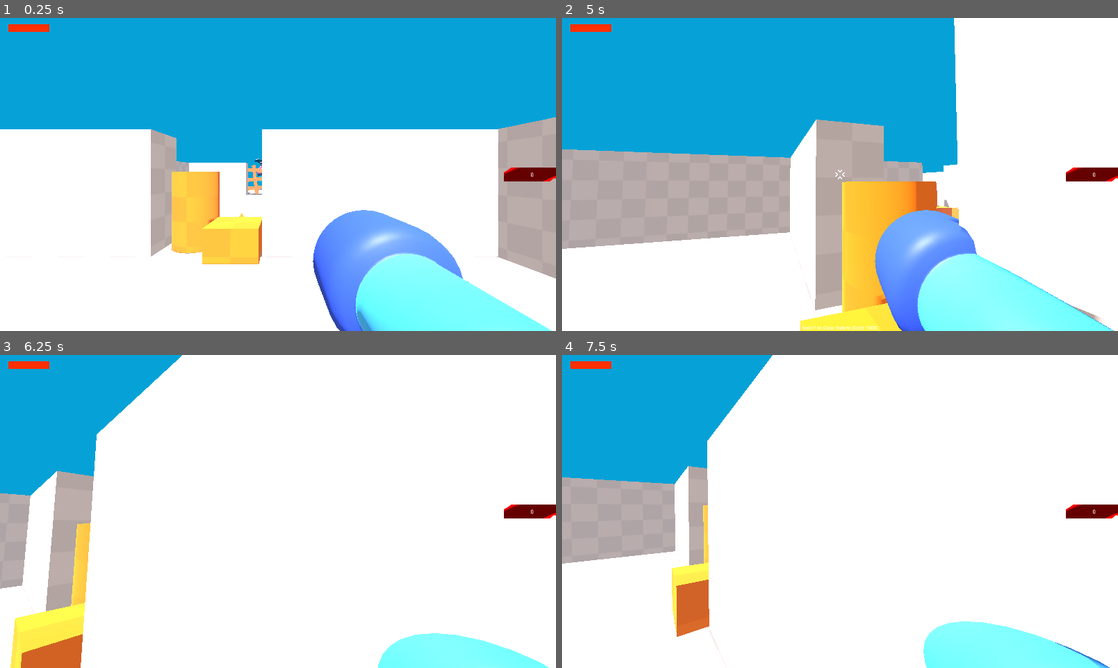
Above: before the commit, frames 1-4 (two rows, left to right).
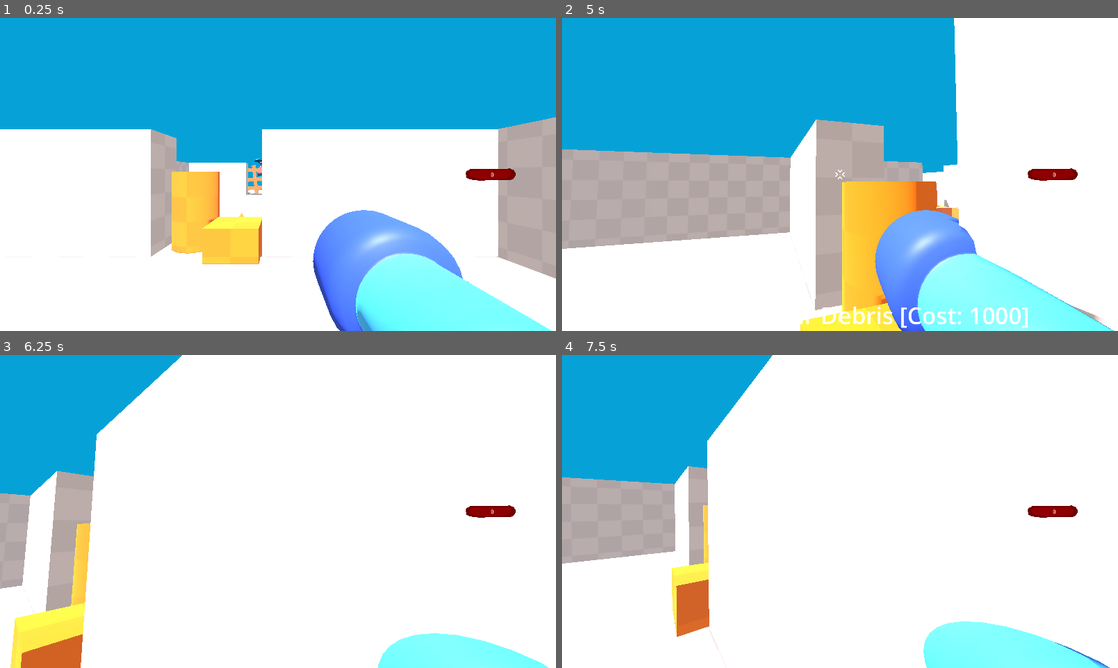
Above: after the commit, the same moments.

Repository: joshbritto/CTI-110-3DGame
Game: Godot game, scene res://game.tscn
The game is run twice, just before and just after one commit, with the same random seed, the same clock (stepped at 60 frames per second) and the same inputs.
Inputs (mouse positions are in pixels of both pictures, inside the frame that each line leads up to):
- Up to frame 1 (0.25 s): no input
- Up to frame 2 (5 s): tap Enter at 0.5 s; move the mouse to (867, 174) at 0.52 s; hold F (use) 0.53-1.28 s; hold W (move_forward) from 0.53 s (still down); tap Space (jump) at 0.77, 1.52, 3.02, 3.77, 4.52 s; move the mouse to (812, 174) at 1.27 s; click (812, 174) at 1.35 s; tap F (use) at 1.55, 2.85, 3.8, 4.35 s; move the mouse to (851, 168) at 2.02 s; hold F (use) 2.03-2.78 s; move the mouse to (834, 180) at 2.77 s; move the mouse to (878, 177) at 3.52 s; press the mouse at (878, 177) at 3.53 s; move the mouse to (795, 171) at 4.27 s; release the mouse at (795, 171) at 4.28 s
- Up to frame 3 (6.25 s): move the mouse to (283, 511) at 5.02 s; hold F (use) 5.03-5.78 s; tap Space (jump) at 5.75, 6.02 s; move the mouse to (255, 505) at 5.77 s; release W (move_forward) at 5.78 s; hold D (move_right) from 5.78 s (still down); click (255, 505) at 5.85 s; tap F (use) at 6.05 s
- Up to frame 4 (7.5 s): move the mouse to (867, 511) at 6.52 s; release D (move_right) at 6.53 s; hold F (use) 6.53-7.28 s; hold W (move_forward) from 6.53 s (still down); tap Space (jump) at 6.77 s; move the mouse to (812, 511) at 7.27 s; tap F (use) at 7.35 s

The runs differ from the first frame. In frame 1, 0.8% of the frame differs, in the area x 1-100%, y 2-53%; in frame 2, 1.6%, in the area x 1-100%, y 2-100%; in frame 3, 0.8%; in frame 4, 0.8%.

Commit message:
better health system w/ updated visuals

Diff:
--- a/arena-survivors/game.tscn
+++ b/arena-survivors/game.tscn
@@ -8,6 +8,7 @@
 [ext_resource type="PackedScene" uid="uid://gmietb8a3sib" path="res://level/barricade.tscn" id="6_ryrav"]
 [ext_resource type="PackedScene" uid="uid://v1euk4ksxpfj" path="res://level/blockade.tscn" id="7_eow3j"]
 [ext_resource type="Texture2D" uid="uid://ccqpi54kasyhd" path="res://player/score_highlight.png" id="8_j5wjh"]
+[ext_resource type="Texture2D" uid="uid://dbu30sid6syrx" path="res://player/low_health.png" id="9_vef74"]
 
 [sub_resource type="NavigationMesh" id="NavigationMesh_fpyuh"]
 vertices = PackedVector3Array(-26.204723, 0.9781331, -16.716427, -20.204723, 0.9781331, -16.716427, -19.704723, 0.97813 …(3742 unchanged characters)…
@@ -28,12 +29,6 @@
 
 [sub_resource type="LabelSettings" id="LabelSettings_fpyuh"]
 
-[sub_resource type="StyleBoxFlat" id="StyleBoxFlat_a4ri8"]
-bg_color = Color(0.41568628, 0.03529412, 0, 1)
-
-[sub_resource type="StyleBoxFlat" id="StyleBoxFlat_r4uci"]
-bg_color = Color(1, 0.18431373, 0, 1)
-
 [node name="Game" type="Node3D" unique_id=1246623811]
 script = ExtResource("1_7jktm")
 
@@ -200,6 +195,22 @@
 transform = Transform3D(2, 0, 0, 0, 2, 0, 0, 0, 2, -1.2686015, 0.4781332, -16.011574)
 
 [node name="UI" type="Node" parent="." unique_id=2127085348]
+
+[node name="LowHealth" type="TextureRect" parent="UI" unique_id=1924921121]
+unique_name_in_owner = true
+z_index = -5
+anchors_preset = 8
+anchor_left = 0.5
+anchor_top = 0.5
+anchor_right = 0.5
+anchor_bottom = 0.5
+offset_left = -960.0
+offset_top = -540.0
+offset_right = 960.0
+offset_bottom = 540.0
+grow_horizontal = 2
+grow_vertical = 2
+texture = ExtResource("9_vef74")
 
 [node name="ScoreHighlight" type="TextureRect" parent="UI" unique_id=1433447657]
 anchors_preset = 6
@@ -207,8 +218,9 @@
 anchor_top = 0.5
 anchor_right = 1.0
 anchor_bottom = 0.5
-offset_left = -180.0
+offset_left = -318.0
 offset_top = -22.0
+offset_right = -138.0
 offset_bottom = 22.0
 grow_horizontal = 0
 grow_vertical = 2
@@ -223,8 +235,9 @@
 anchor_top = 0.5
 anchor_right = 1.0
 anchor_bottom = 0.5
-offset_left = -163.0
+offset_left = -301.0
 offset_top = -24.5
+offset_right = -138.0
 offset_bottom = 24.5
 grow_horizontal = 0
 grow_vertical = 2
@@ -235,19 +248,6 @@
 autowrap_trim_flags = 0
 justification_flags = 0
 
-[node name="ProgressBar" type="ProgressBar" parent="UI" unique_id=1176684636]
-unique_name_in_owner = true
-offset_left = 170.0
-offset_top = 48.0
-offset_right = 311.0
-offset_bottom = 75.0
-rotation = -3.1415927
-theme_override_styles/background = SubResource("StyleBoxFlat_a4ri8")
-theme_override_styles/fill = SubResource("StyleBoxFlat_r4uci")
-value = 100.0
-fill_mode = 1
-show_percentage = false
-
 [connection signal="mob_spawned" from="Spawners/MobSpawner3D" to="." method="_on_mob_spawner_3d_mob_spawned"]
 [connection signal="mob_spawned" from="Spawners/MobSpawner3D3" to="." method="_on_mob_spawner_3d_mob_spawned"]
 [connection signal="mob_spawned" from="Spawners/MobSpawner3D5" to="." method="_on_mob_spawner_3d_mob_spawned"]
--- a/arena-survivors/level/temporary_level.tscn
+++ /dev/null
@@ -1,86 +0,0 @@
-[gd_scene format=3 uid="uid://dp7sxe5xl5shk"]
-
-[ext_resource type="Texture2D" uid="uid://cf1x45iahfjma" path="res://level/checkboard.png" id="1_cig4d"]
-[ext_resource type="PackedScene" uid="uid://bfau63sspcfax" path="res://player/player.tscn" id="2_bc4qa"]
-
-[sub_resource type="Environment" id="Environment_pev5d"]
-background_mode = 1
-background_color = Color(0, 0.807843, 1, 1)
-ambient_light_source = 2
-ambient_light_color = Color(0.815625, 0.702063, 0.54125, 1)
-ambient_light_sky_contribution = 0.31
-tonemap_mode = 2
-tonemap_exposure = 1.05
-tonemap_white = 0.95
-ssao_intensity = 1.0
-glow_normalized = true
-glow_intensity = 0.2
-fog_enabled = true
-fog_light_color = Color(0, 0.478431, 0.764706, 1)
-fog_density = 0.002
-fog_height = 0.52
-fog_height_density = 0.1319
-volumetric_fog_density = 0.1525
-volumetric_fog_albedo = Color(0.203922, 0.203922, 1, 1)
-volumetric_fog_emission = Color(0.0431373, 0.0431373, 0.0431373, 1)
-
-[sub_resource type="StandardMaterial3D" id="StandardMaterial3D_ooyhk"]
-albedo_color = Color(1, 0.717647, 0.188235, 1)
-albedo_texture = ExtResource("1_cig4d")
-uv1_triplanar = true
-uv1_triplanar_sharpness = 4.0
-
-[sub_resource type="StandardMaterial3D" id="StandardMaterial3D_pixig"]
-albedo_color = Color(0.286275, 0.682353, 0.427451, 1)
-albedo_texture = ExtResource("1_cig4d")
-uv1_triplanar = true
-uv1_triplanar_sharpness = 4.0
-
-[sub_resource type="StandardMaterial3D" id="StandardMaterial3D_7l0sc"]
-albedo_color = Color(0.286275, 0.682353, 0.427451, 1)
-albedo_texture = ExtResource("1_cig4d")
-uv1_triplanar = true
-uv1_triplanar_sharpness = 4.0
-
-[node name="TemporaryLevel" type="Node3D" unique_id=1990066259]
-
-[node name="WorldEnvironment" type="WorldEnvironment" parent="." unique_id=517525407]
-environment = SubResource("Environment_pev5d")
-
-[node name="DirectionalLight3D" type="DirectionalLight3D" parent="." unique_id=1983773634]
-transform = Transform3D(0.707107, -0.612373, 0.353553, 0, 0.5, 0.866026, -0.707107, -0.612373, 0.353553, 0, 10, 0)
-shadow_enabled = true
-directional_shadow_max_distance = 40.0
-
-[node name="Bridge2" type="CSGBox3D" parent="." unique_id=1914156870]
-transform = Transform3D(1, 0, 0, 0, 1, 0, 0, 0, 1, 0, 0, 10.5)
-use_collision = true
-size = Vector3(4, 1, 3)
-material = SubResource("StandardMaterial3D_ooyhk")
-
-[node name="Bridge5" type="CSGBox3D" parent="." unique_id=1590498086]
-transform = Transform3D(1, 0, 0, 0, 1, 0, 0, 0, 1, 0, 0, 14.5)
-use_collision = true
-size = Vector3(4, 1, 3)
-material = SubResource("StandardMaterial3D_ooyhk")
-
-[node name="Bridge6" type="CSGBox3D" parent="." unique_id=766509143]
-transform = Transform3D(1, 0, 0, 0, 1, 0, 0, 0, 1, 0, 0, 18.5)
-use_collision = true
-size = Vector3(4, 1, 3)
-material = SubResource("StandardMaterial3D_ooyhk")
-
-[node name="Platform6" type="CSGBox3D" parent="." unique_id=980842127]
-transform = Transform3D(1, 0, 0, 0, 1, 0, 0, 0, 1, 0, -5, 0)
-use_collision = true
-size = Vector3(17, 11, 15)
-material = SubResource("StandardMaterial3D_pixig")
-
-[node name="Platform7" type="CSGBox3D" parent="." unique_id=1243847483]
-transform = Transform3D(1, 0, 0, 0, 1, 0, 0, 0, 1, 0, -5, 26)
-use_collision = true
-size = Vector3(9, 11, 9)
-material = SubResource("StandardMaterial3D_7l0sc")
-
-[node name="Player" parent="." unique_id=316216871 instance=ExtResource("2_bc4qa")]
-transform = Transform3D(1, 0, 0, 0, 1, 0, 0, 0, 1, -0.21468568, 0.49999976, 2.1339397)
--- a/arena-survivors/player/player.gd
+++ b/arena-survivors/player/player.gd
@@ -1,5 +1,6 @@
 extends CharacterBody3D
 
+const MAX_HEALTH = 100
 var health = 100
 const SPEED = 5.5
 const JUMP_POWER = 7
@@ -18,6 +19,7 @@
 		Input.set_mouse_mode(Input.MOUSE_MODE_VISIBLE)
 
 func _physics_process(delta):
+	%LowHealth.modulate.a = ((MAX_HEALTH-health)/100.0)
 	var input_direction_2D = Input.get_vector(
 		"move_left", "move_right", "move_forward", "move_back"
 	)
@@ -43,9 +45,9 @@
 	if health <= 0:
 		get_tree().reload_current_scene.call_deferred()
 	health += 1
-	if health > 100:
-		health = 100
-	%ProgressBar.value = health
+
+	if health >= MAX_HEALTH:
+		health = MAX_HEALTH
 
 func shoot_bullet():
 	const BULLET_3D = preload("uid://cenh32bhit5fb")
--- a/arena-survivors/player/player.tscn
+++ b/arena-survivors/player/player.tscn
@@ -65,6 +65,8 @@
 offset_right = 95.5
 grow_horizontal = 2
 grow_vertical = 0
+theme_override_font_sizes/font_size = 80
+horizontal_alignment = 1
 
 [node name="Area3D" type="Area3D" parent="." unique_id=1536699102]
 collision_layer = 3
Binary file added: arena-survivors/player/low_health.png
Not shown, added: arena-survivors/player/low_health.png.import
Binary file changed: arena-survivors/player/score_highlight.png
